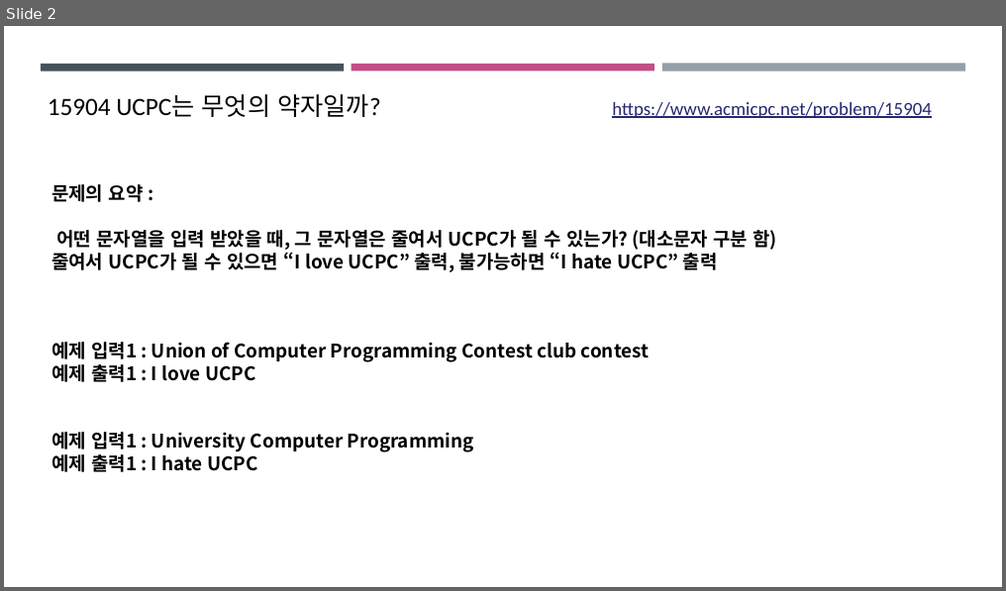
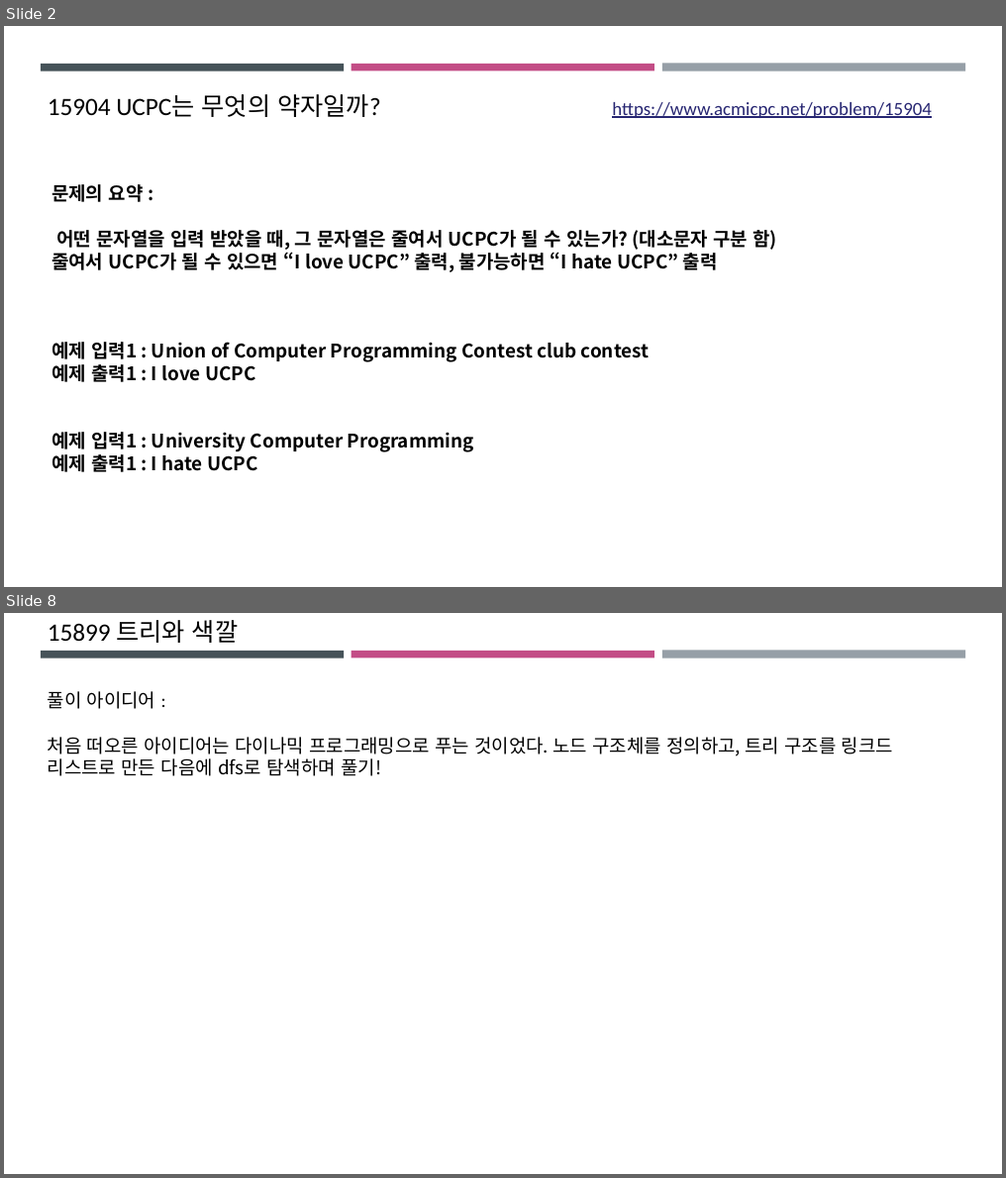
Before and after one commit to ckdgus0505/ACM, a slide deck: PPT 발표자료/UCPC_2018_예선/창현.pptx. Shown one above the other, each under a label of ours: slide 2 before the commit, slides 2 and 8 after it; the slides between them are not shown. The pictures are 1006x591 and 1006x1178 pixels, drawn with LibreOffice and Linux fonts; fonts in the diff are those of the drawing. Boxes give left, top, right and bottom in pixels: in the first picture for what was removed or moved away, otherwise in the second. Text is boxed around its words. In the diff, an @@ line names an element or a change of style, - is before the commit and + after.

```diff
--- a/PPT 발표자료/UCPC_2018_예선/창현.pptx
+++ b/PPT 발표자료/UCPC_2018_예선/창현.pptx
@@ slide 8 added at [4,613,1002,1174], background #FFFFFF; not listed: 3 template elements that a slide beside it also shows @@
@@ text added at [48,620,238,643], 24 pt, text #000000 @@
+15899 트리와 색깔
@@ text added at [48,691,893,776], 18 pt, text #000000 @@
+풀이 아이디어 :
+처음 떠오른 아이디어는 다이나믹 프로그래밍으로 푸는 것이었다. 노드 구조체를 정의하고, 트리 구조를 링크드 리스트로 만든 다음에 dfs로 탐색하며 풀기!
```
Also in this commit, not shown: 2 slides changed, 5 other slides added, 6 other files.
